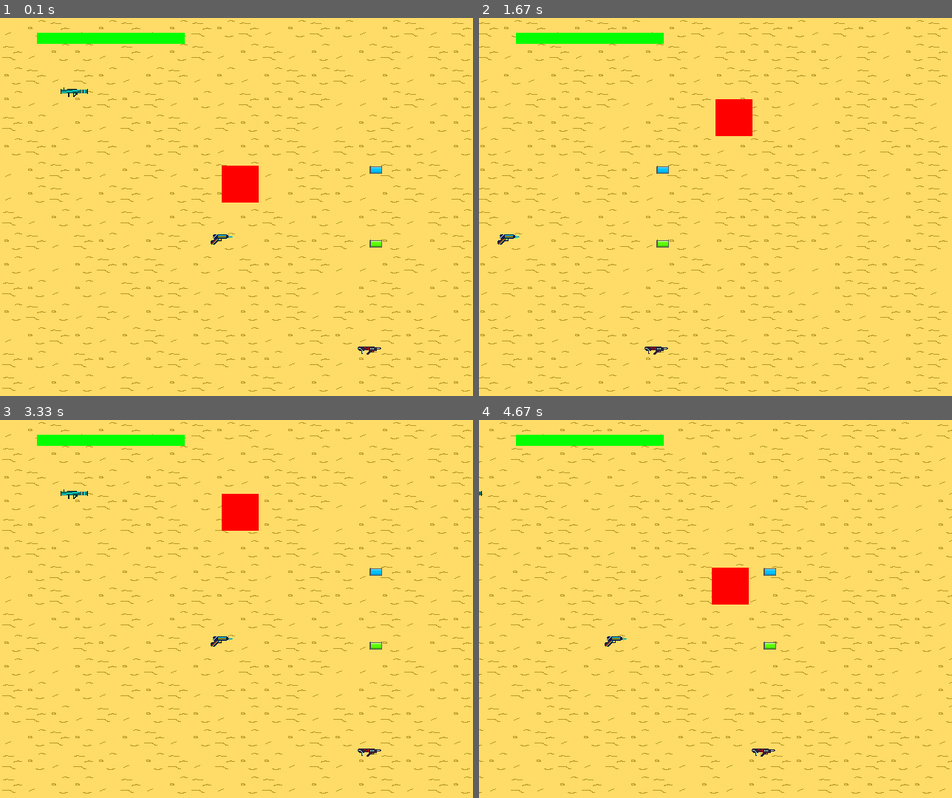
Above: before the commit, frames 1-4 (two rows, left to right).
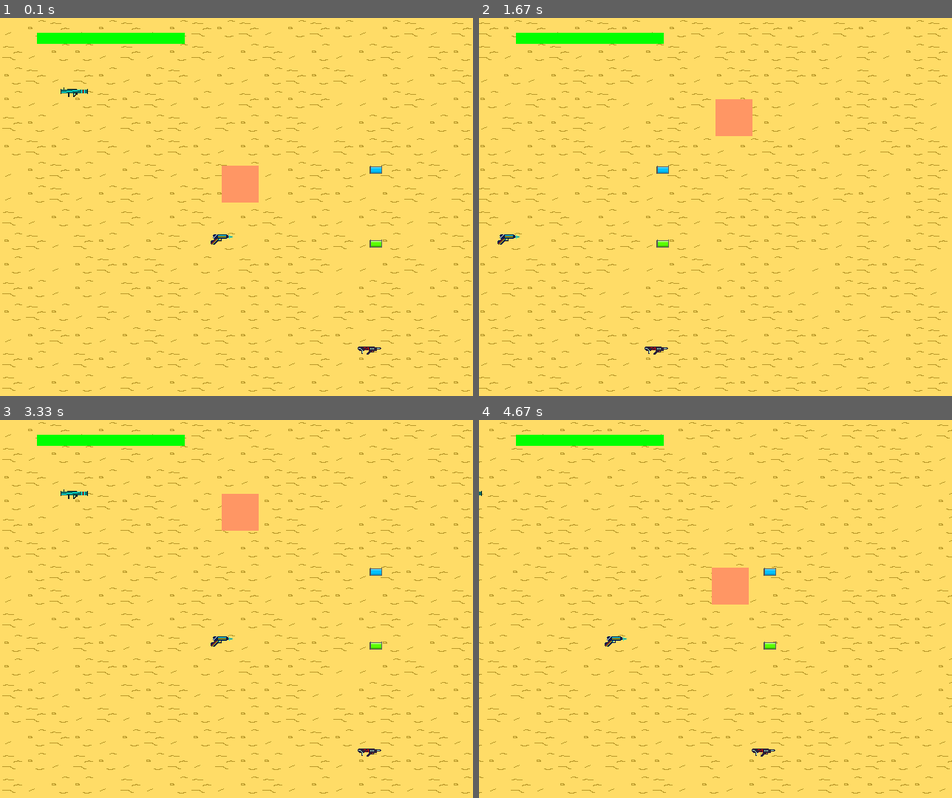
Above: after the commit, the same moments.

Repository: Antoine-Vitrian/Pygame_Project
Game: pygame game, started from camera_test.py
The game is run twice, just before and just after one commit, with the same random seed, the same clock (stepped at 60 frames per second) and the same inputs.
Inputs:
- Up to frame 1 (0.1 s): no input
- Up to frame 2 (1.67 s): hold D 0.33-0.8 s; hold W 0.83-1.13 s; hold D 1.17-1.63 s
- Up to frame 3 (3.33 s): hold A 1.67-2.2 s; hold S 2.23-2.53 s; hold A 2.57-2.97 s; hold W from 3 s (still down)
- Up to frame 4 (4.67 s): release W at 3.37 s; hold D 3.4-4.03 s; hold S 4.07-4.43 s; hold A from 4.47 s (still down)

The runs differ from the first frame. In frame 1, 0.8% of the frame differs, in the area x 46-55%, y 39-49%; in frame 2, 0.8%; in frame 3, 0.8%; in frame 4, 0.8%.

Commit message:
Adicionado animação da bazuca

Diff:
--- a/camera_test.py
+++ b/camera_test.py
@@ -6,6 +6,7 @@
 from camera import camera
 from game_map import *
 from itens import AmmoPack
+from sprites import *
 
 pygame.init()
 
@@ -13,25 +14,28 @@
 clock = pygame.time.Clock()
 FPS = 60
 
-plr_col = (255, 0, 0)
+animation_cooldown = 60
+last_update = pygame.time.get_ticks()
 
+# Mapa
 tile_kinds = [
     Tile_kind("sand", "Img/tiles/areia.png", False),
     Tile_kind("sand", "Img/tiles/areia_2.png", False),
     Tile_kind("sand", "Img/tiles/areia_3.png", False),
 ]
-
 map = Map("map/mapa_1.csv", tile_kinds, TILES_SIZE)
 
+# Jogador
+plr_col = (255, 150, 100)
 player = Player_rect(300, 200, 100, plr_col)
 
+# Armas
 gun = Gun(500, 450, 50, 'Img/Armas/arma_RW4.png', 12, 80, 8, True)
 pistol = Gun(500, 700, 20, 'Img/Armas/pistol.png', 7, 60, 10, False)
+laser_gun = Laser_gun(300, 300, 200, 'Img/Armas/laser_gun.png', 1)
+bazooka = Bazooka(100, 100, 10, 'Img/Armas/bazuca_FW1000.png', 100, animation_cooldown, 'Img/other/bazooka_spritesheet.png', 32, 32)
 
-laser_gun = Laser_gun(300, 300, 200, 'Img/Armas/laser_gun.png', 1)
-
-bazooka = Bazooka(100, 100, 10, 'Img/Armas/bazuca_FW1000.png', 100)
-
+# Munições
 ammo_pack = AmmoPack(500, 200, 'gun', 0.7)
 bazooka_pack = AmmoPack(500, 300, 'bazooka', 0.7)
 
--- a/guns.py
+++ b/guns.py
@@ -1,6 +1,7 @@
 import pygame
 import math
 from camera import camera
+from sprites import *
 
 EQUIP_EVENT = pygame.USEREVENT + 1
 DEQUIP_EVENT = pygame.USEREVENT + 2
@@ -217,13 +218,13 @@
                     pygame.draw.line(screen, (255, 255, 0), *self.get_laser_pos(), 3)
                     self.curr_ammo -= 1
                 else:
-                    self.overheat_timer = 60
+                    self.overheat_timer = 120
 
 
 
         # Recarrega enquanto a munição é menor que a munição máxima e não está atirando
-        if (self.curr_ammo < self.ammo and not mouse_buttons[0]) or self.overheat_timer:
-            self.curr_ammo += 1
+        if (self.curr_ammo < self.ammo and not mouse_buttons[0]) or self.overheat_timer and self.curr_ammo <= self.ammo:
+            self.curr_ammo += 1.3
 
         # Se a arma sobreaqueceu diminui o timer do sobreaquecimento
         if self.overheat_timer > 0:
@@ -275,8 +276,8 @@
 
         # avisa caso esteja em overheat
         if self.overheat_timer:
-            pygame.draw.rect(screen, (80, 80, 80), (60, 10, 60, 20))
-            pygame.draw.rect(screen, (255, 255, 0), (60, 10, self.overheat_timer, 20))
+            pygame.draw.rect(screen, (80, 80, 80), (50, 90, 120, 10))
+            pygame.draw.rect(screen, (255, 255, 0), (50, 90, self.overheat_timer, 10))
 
     def get_laser_pos(self):
         pos_x, pos_y = pygame.mouse.get_pos()
@@ -295,7 +296,7 @@
 
 #--------------------------Basuca--------------------------------------------
 class Bazooka():
-    def __init__(self,x, y, ammo, image, recharge_time):
+    def __init__(self,x, y, ammo, image, recharge_time, animation_cooldown, sprite_sheet, sprite_width, sprite_height):
         # surface e rectangle
         self.image = pygame.image.load(image)
         self.rect = self.image.get_rect()
@@ -310,17 +311,33 @@
         self.curr_recharge_time = recharge_time
         self.recharge = False
 
+        # Projetil
+        self.shoot_cooldown = 30
+        self.curr_shoot_cooldown = 0
+
+        # Animação
+        self.sprite_image = pygame.image.load(sprite_sheet)
+        self.sprite_sheet = SpriteSheet(self.sprite_image)
+        self.animation_list = self.sprite_sheet.get_animations([3, 7], sprite_width, sprite_height, 2)
+        self.sprite_width = sprite_width
+        self.sprite_height = sprite_height
+        self.animation_cooldown = animation_cooldown
+        self.last_update = pygame.time.get_ticks()
+        self.projectile_action = 0
+        self.explosion_action = 1
+        print(self.animation_list)
+
         # outros
         self.angle = 0
         self.equiped = False
         self.x = (0, 0, 0)  # Track previous mouse state
         self.hand = 'right'
-        self.shoot_cooldown = 30
-        self.curr_shoot_cooldown = 0
+
 
     def update(self, plr, screen):
         keys_pressed = pygame.key.get_pressed()
         mouse_buttons = pygame.mouse.get_pressed()
+        current_time = pygame.time.get_ticks()
 
         if self.equiped == False:
             screen.blit(self.image, (self.rect.x - camera.x, self.rect.y - camera.y)) # desenha a arma jogada no chão
@@ -366,7 +383,7 @@
         if self.recharge:
             self.recharging(screen)
 
-        self.handle_bullets(screen)
+        self.handle_bullets(screen, current_time)
 
         self.prev_mouse_buttons = mouse_buttons
 
@@ -375,10 +392,13 @@
         if self.equiped == True:
 
             #criando a bala e transformando para ficar com o ângulo correto
-            bullet_surface = pygame.image.load('Img/other/bazooka_blt_test.gif')
-            rotated_bullet_surface = pygame.transform.rotate(bullet_surface, self.angle)
-            bullet = rotated_bullet_surface.get_rect()
-            bullet.x, bullet.y = self.rect.x + self.rect.width // 2, self.rect.y + self.rect.height // 4
+            frames = self.animation_list[self.projectile_action]
+            bullet = pygame.rect.Rect(
+                self.rect.x + self.rect.width // 2, # posição x
+                self.rect.y + self.rect.height // 4, # posição y
+                self.sprite_width, # largura
+                self.sprite_height # altura
+            )
 
             #calcula a velocidade y e x da bala
             radians = math.radians(-self.angle)
@@ -394,37 +414,50 @@
             time = dist // self.blt_speed
 
             self.blts.append({
-                "surface": rotated_bullet_surface,
+                "frames_img": frames,
+                "frame": 0,
+                "last_update": pygame.time.get_ticks(),
                 "rect": bullet,
                 "speed_x": self.blt_speed * cos_mouse,
                 "speed_y": self.blt_speed * sin_mouse,
                 "time_to_live": time,
-                "explosion_time": 60
+                "explosion_time": len(self.animation_list[self.explosion_action])
             })
 
-    def handle_bullets(self, screen):
+    def handle_bullets(self, screen, curr_time):
         for bullet in self.blts:
             bullet.get("rect").x += bullet.get("speed_x")
             bullet.get("rect").y += bullet.get("speed_y")
 
-            screen.blit(bullet.get("surface"), (bullet.get("rect").x - camera.x, bullet.get("rect").y - camera.y))
-
+            # Animação do projétil
+            if curr_time - bullet.get("last_update") >= self.animation_cooldown:
+                bullet["frame"] += 1
+                bullet["last_update"] = curr_time
+                if bullet.get("time_to_live") and bullet.get("frame") >= len(self.animation_list[self.projectile_action]):
+                        bullet["frame"] = 0
+
+            # Desenha o projétil e diminui o tempo de vida
             if bullet.get("time_to_live"):
                 bullet["time_to_live"] -= 1
+                screen.blit(bullet["frames_img"][bullet["frame"]], (bullet.get("rect").x - camera.x, bullet.get("rect").y - camera.y))
             else:
                 bullet["speed_x"] = 0
                 bullet["speed_y"] = 0
-                self.explosion(screen, bullet)
+                if bullet["frame"] < len(self.animation_list[self.explosion_action]):
+                    self.explosion(screen, bullet)
+                else:
+                    self.blts.remove(bullet)
 
 
     def explosion(self, screen, bullet):
-        EXPLOSION_SIZE = 70
-
-        if bullet["explosion_time"]:
-            pygame.draw.rect(screen, (255, 100, 59), (bullet["rect"].x - EXPLOSION_SIZE//2 - camera.x, bullet["rect"].y - EXPLOSION_SIZE//2 - camera.y, EXPLOSION_SIZE, EXPLOSION_SIZE))
-            bullet["explosion_time"] -= 1
-        else:
-            self.blts.remove(bullet)
+        explosion_frames = self.animation_list[self.explosion_action]
+        exp_surf = explosion_frames[bullet["frame"]]
+        print(explosion_frames.index(exp_surf))
+        exp_width, exp_height = exp_surf.get_width(), exp_surf.get_height()
+
+        # lida com a animação da explosão
+        screen.blit(exp_surf, (bullet.get("rect").centerx - exp_width//2 - camera.x, bullet.get("rect").centery - exp_height//2 - camera.y))
+        bullet["explosion_time"] -= 1
 
     def recharging(self, screen):
         if self.curr_recharge_time:
--- a/sprites.py
+++ b/sprites.py
@@ -4,10 +4,22 @@
     def __init__(self, image):
         self.sheet = image
 
-    def get_image(self, frame, width, height, scale, colour):
+    def get_image(self, frame, width, height, scale):
         image = pygame.Surface((width, height)).convert_alpha()
         image.blit(self.sheet, (0, 0), ((width * frame), 0, width, height))
         image = pygame.transform.scale(image, (width * scale, height * scale))
-        image.set_colorkey(colour)
+        image.set_colorkey((0, 0, 0))
 
         return image
+
+    def get_animations(self, steps, width, height, scale):
+        animation_list = []
+        step_counter = 0
+        for animation in steps:
+            temp_img_list = []
+            for _ in range(animation):
+                temp_img_list.append(self.get_image(step_counter, width, height, scale))
+                step_counter += 1
+            animation_list.append(temp_img_list)
+
+        return animation_list
Binary file added: Img/other/bazooka_spritesheet.png
